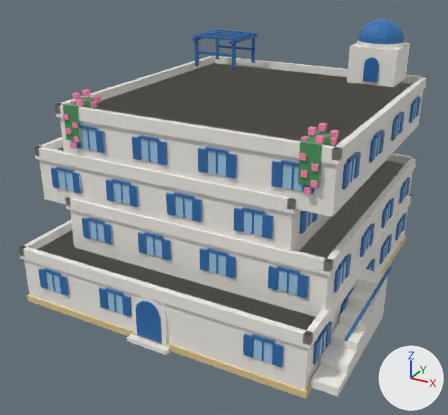
One commit to the glTF model assets/managed-models/buildings/house-2x2-4f-aegean-a/house-2x2-4f-aegean-a.glb: the scene before it, then after it.
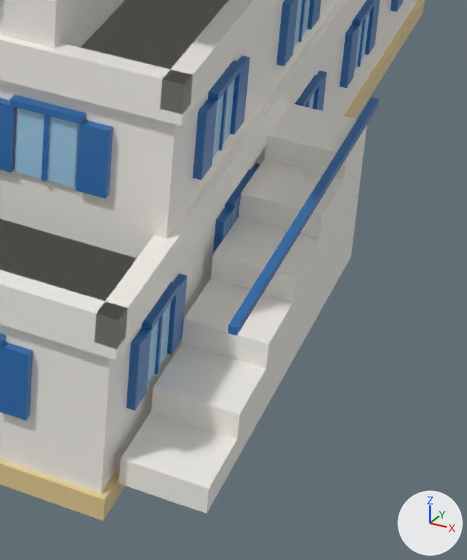
There are two pictures of each version: one whole from a camera (50 mm lens) standing at (1.65, -3.26, 2.07) and looking at (-0.05, -0.16, 0.52), one close up on the part from 61% to 94% of the width and 57% to 99% of the height. Every picture has the same lights, and +X, +Y and +Z are marked at lower right. The first two pictures are the older version. Vertices at exactly the same position are counted once.

In view in the first close-up: 'house-2x2-4f-aegean-a'.
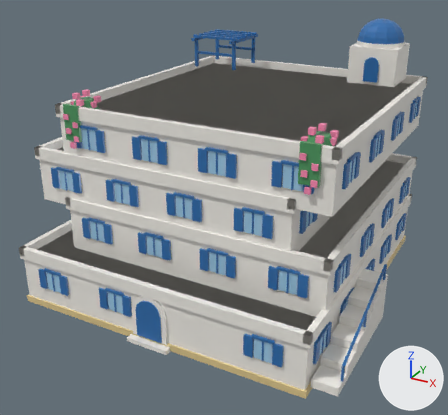
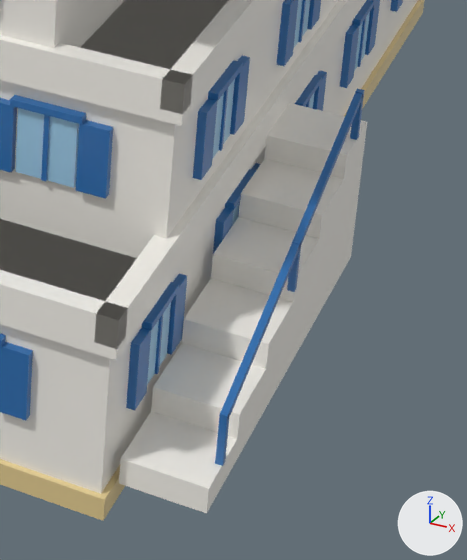
Where the change shows, as pixel boxes (x1, y1, x2, y2) in the close-ups (467 x 560 px; the box of a moved part takes in the faces that stretch with it):
part 1 of me_house_2x2_4f_aegean_a, added (blue)
    after: (215, 412, 229, 466)
part 2 of me_house_2x2_4f_aegean_a, added
    after: (287, 241, 301, 292)
part 3 of me_house_2x2_4f_aegean_a, added
    after: (350, 88, 364, 140)
part 4 of me_house_2x2_4f_aegean_a, moved or reshaped
    before: (228, 97, 379, 336)
    after: (221, 92, 363, 420)

Patch to the scene script:
```diff
--- a/assets/managed-models/buildings/house-2x2-4f-aegean-a/house-2x2-4f-aegean-a.glb.py
+++ b/assets/managed-models/buildings/house-2x2-4f-aegean-a/house-2x2-4f-aegean-a.glb.py
@@ me_house_2x2_4f_aegean_a @@
 # used by ob_house_2x2_4f_aegean_a; location = (0.0, 0.0, 0.0)
 # verts and faces of me_house_2x2_4f_aegean_a; kept vertices keep their numbers, new ones are numbered from 3309
 # before: 2833 (0.97, -0.85, 0.32) at pixel (227, 333), 2834 (0.99, -0.85, 0.32) at pixel (236, 335), 2835 (0.99, -0.07, 0.32) at pixel (378, 106), 2836 (0.97, -0.07, 0.32), 2837 (0.97, -0.85, 0.33) at pixel (228, 325)
 # before: 2838 (0.99, -0.85, 0.33) at pixel (237, 327), 2839 (0.99, -0.07, 0.33) at pixel (379, 99), 2840 (0.97, -0.07, 0.33) at pixel (371, 97)
-me_house_2x2_4f_aegean_a.from_pydata(...)  # 3309 vertices, 5116 faces; spans x -1.0..0.99, y -1.0..1.0, z 0.0..1.59
+me_house_2x2_4f_aegean_a.from_pydata(...)  # 3333 vertices, 5152 faces; spans x -1.0..0.99, y -1.0..1.0, z 0.0..1.59
+# me_house_2x2_4f_aegean_a part 1: a new loose piece, a box spanning x 0.974..0.986, y -0.856..-0.844, z 0.087..0.179, in mat_m_house_2x2_4f_aegean_a
+# me_house_2x2_4f_aegean_a part 2: a new loose piece, a box spanning x 0.974..0.986, y -0.531..-0.519, z 0.203..0.295, in mat_m_house_2x2_4f_aegean_a
+# me_house_2x2_4f_aegean_a part 3: a new loose piece, a box spanning x 0.974..0.986, y -0.206..-0.194, z 0.32..0.412, in mat_m_house_2x2_4f_aegean_a
+# me_house_2x2_4f_aegean_a part 4
+for i in [2833, 2834, 2837, 2838]: verts[i] += (0.0, 0.0, -0.15)
+for i in [2835, 2836, 2839, 2840]: verts[i] += (0.0, -0.13, 0.08)
 me_house_2x2_4f_aegean_a.materials.append(mat_m_house_2x2_4f_aegean_a)
```
